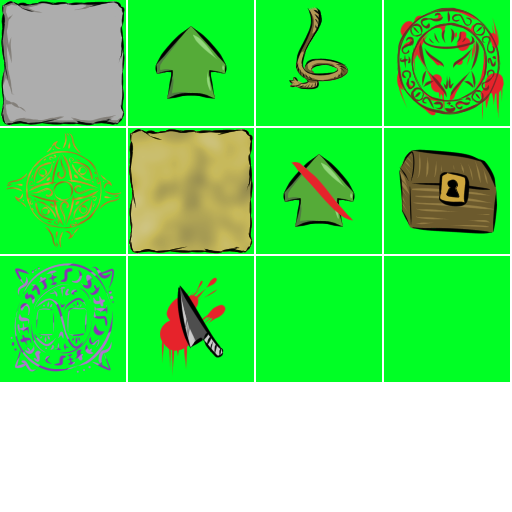
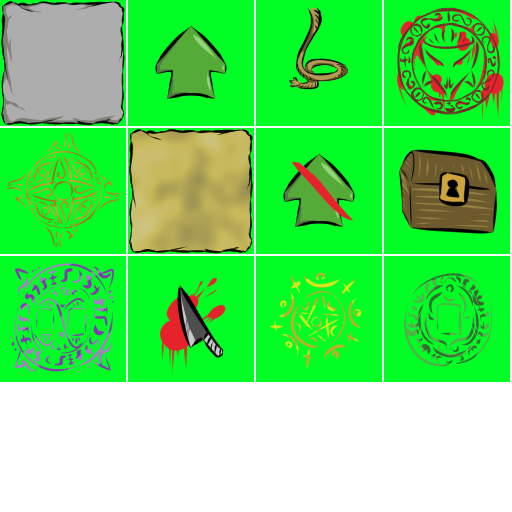
Layer changes from the first 512px x 512px image to the second:
painted on "line" (2nd of 2, in "line") over [left=269, top=272, right=493, bottom=369]
painted on "color" (2nd of 2, in "color") over [left=269, top=272, right=493, bottom=369]
